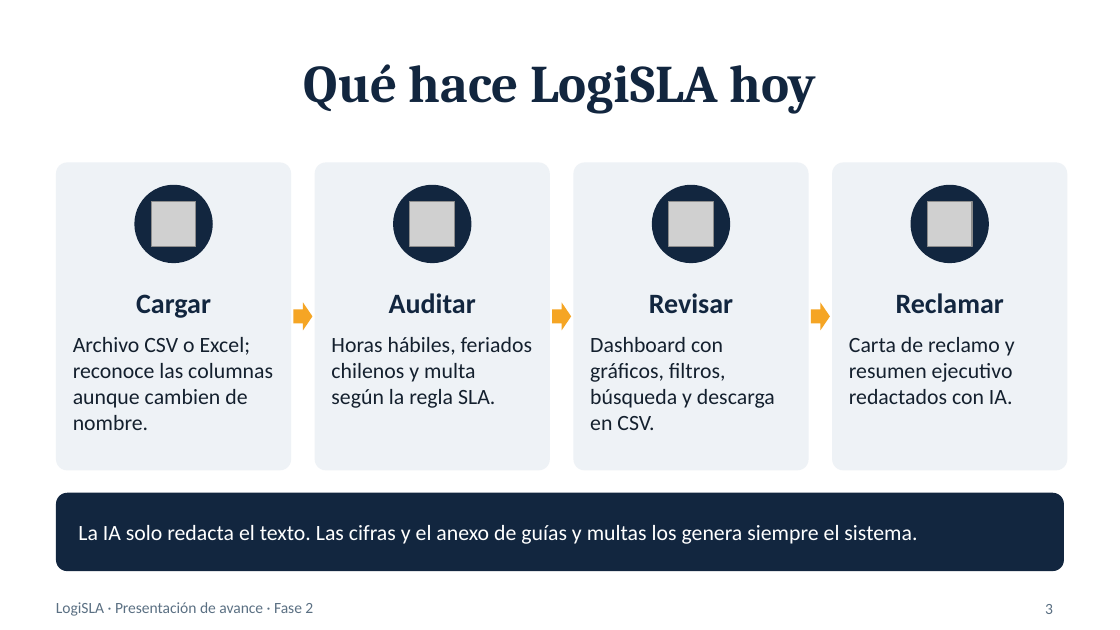
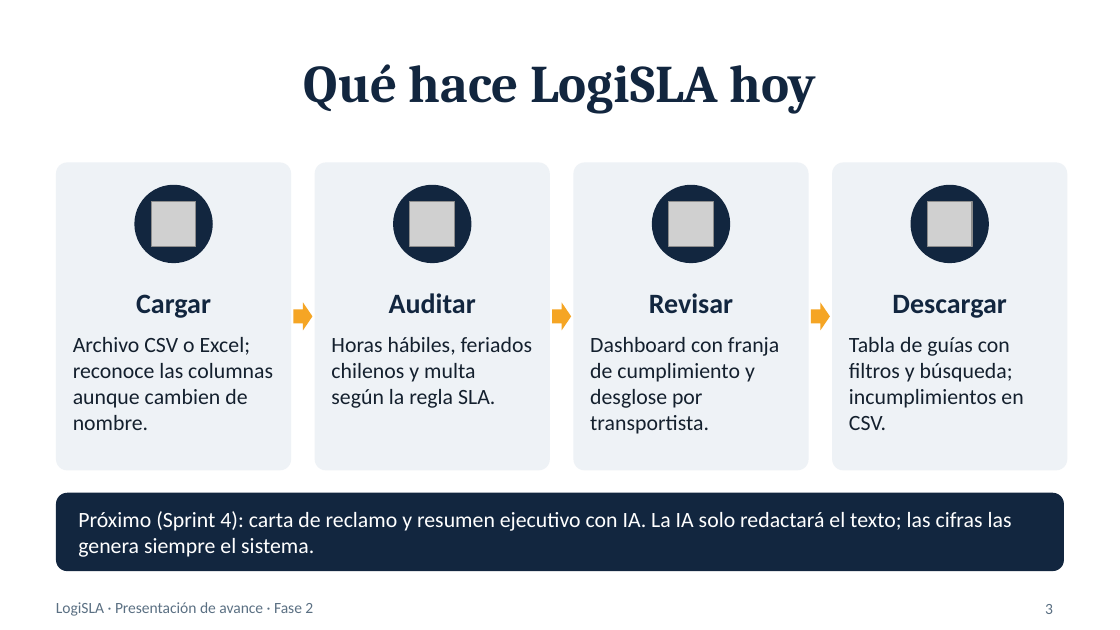
Before and after one commit to seba038duoc/LogiSLA_Capstone, a slide deck: slide 3 of Fase 2/Evidencias Proyecto/Presentación Proyecto.pptx. Drawn at 1120x630 pixels with LibreOffice and Linux fonts; fonts in the diff are those of the drawing; grey boxes stand for pictures. Boxes give left, top, right and bottom in pixels: in the first picture for what was removed or moved away, otherwise in the second. Text is boxed around its words. In the diff, an @@ line names an element or a change of style, - is before the commit and + after.

Commit message:
Proyecto Capstone: LogiSLA

```diff
--- a/Fase 2/Evidencias Proyecto/Presentación Proyecto.pptx
+++ b/Fase 2/Evidencias Proyecto/Presentación Proyecto.pptx
@@ text at [892,295,1006,318]: text changed @@
-Reclamar
+Descargar
@@ text at [590,337,779,434]: text changed @@
-Dashboard con gráficos, filtros, búsqueda y descarga en CSV.
+Dashboard con franja de cumplimiento y desglose por transportista.
@@ text at [849,337,1023,430]: text changed @@
-Carta de reclamo y resumen ejecutivo redactados con IA.
+Tabla de guías con filtros y búsqueda; incumplimientos en CSV.
@@ text at [78,511,1012,557]: text changed @@
-La IA solo redacta el texto. Las cifras y el anexo de guías y multas los genera siempre el sistema.
+Próximo (Sprint 4): carta de reclamo y resumen ejecutivo con IA. La IA solo redactará el texto; las cifras las genera siempre el sistema.
```
Also in this commit, not shown: 7 other slides changed, 1 slide added, 30 other files.
